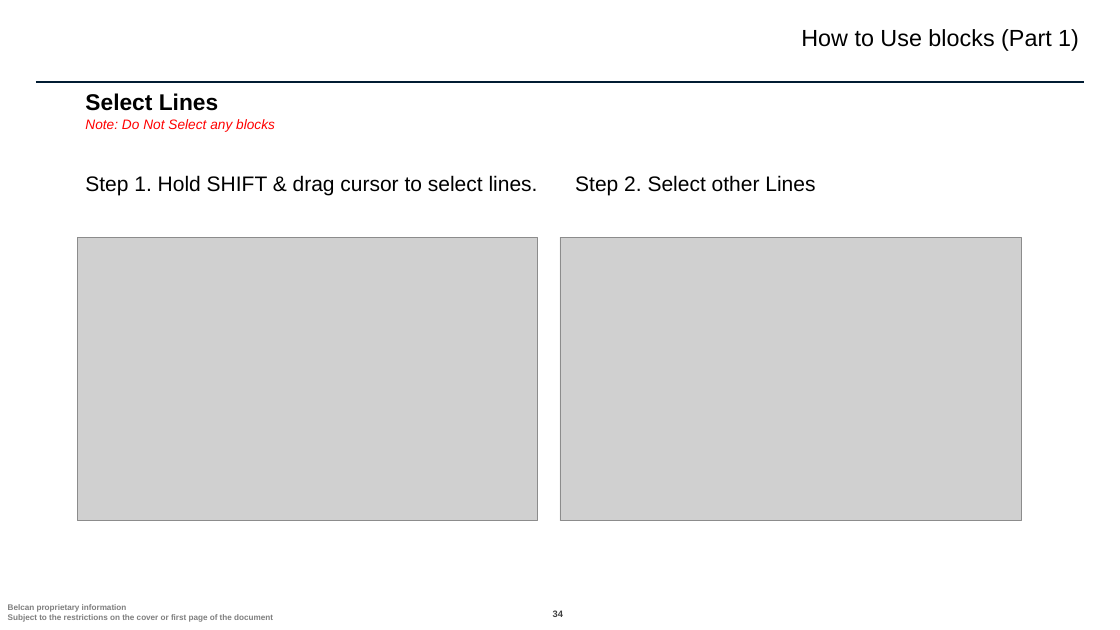
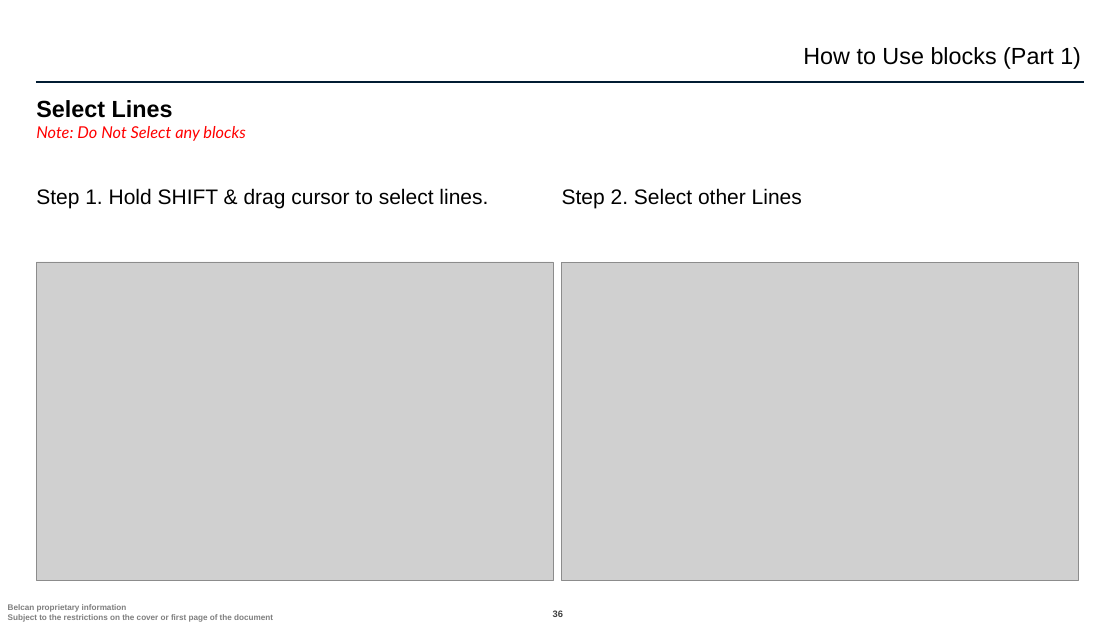
Before and after one commit to ntylerbelcan/aviation-controls-simulink-training-Belcan, a slide deck: slide 36 of ch01/Chapter 1 - Belcan.pptx (slide 34 before the commit). Drawn at 1120x630 pixels with LibreOffice and Linux fonts; fonts in the diff are those of the drawing; grey boxes stand for pictures; background and template pictures are left out. Boxes give left, top, right and bottom in pixels: in the first picture for what was removed or moved away, otherwise in the second. Text is boxed around its words. In the diff, an @@ line names an element or a change of style, - is before the commit and + after.

```diff
--- a/ch01/Chapter 1 - Belcan.pptx
+++ b/ch01/Chapter 1 - Belcan.pptx
@@ text "How to Use blocks (Part ...": place and size @@
-text "How to Use blocks (Part ..." at bbox=[801, 29, 1079, 51]
+text "How to Use blocks (Part ..." at bbox=[803, 47, 1081, 69]
@@ title at bbox=[36, 100, 246, 141]: text changed; size 11.7 to 14 pt; font Arial to Lato @@
-Select Lines
-Note: Do Not Select any blocks
+Select Lines
+Note: Do Not Select any blocks
@@ text "Step 1. Hold SHIFT & ..." at bbox=[36, 188, 488, 208]: more space between paragraphs @@
@@ text "Step 1. Hold SHIFT & ...": place and size @@
-text "Step 1. Hold SHIFT & ..." at bbox=[85, 175, 538, 195]
+text "Step 1. Hold SHIFT & ..." at bbox=[36, 188, 488, 208]
@@ text "Step 2. Select other Lines": place and size @@
-text "Step 2. Select other Lines" at bbox=[575, 175, 815, 195]
+text "Step 2. Select other Lines" at bbox=[562, 188, 802, 208]
@@ text "Step 2. Select other Lines" at bbox=[562, 188, 802, 208]: more space between paragraphs @@
@@ picture: place and size @@
-picture at bbox=[77, 237, 538, 521]
+picture at bbox=[36, 262, 553, 581]
@@ picture: place and size @@
-picture at bbox=[560, 237, 1022, 521]
+picture at bbox=[562, 262, 1079, 580]
@@ page number at bbox=[553, 610, 563, 619]: text changed @@
-34
+36
```
Also in this commit, not shown: 46 other slides changed, 3 slides added.
